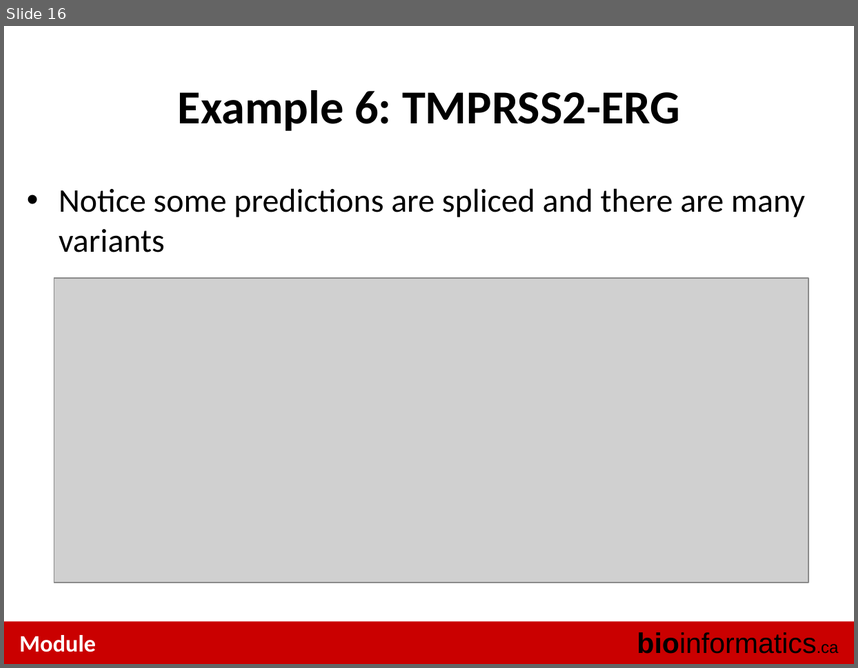
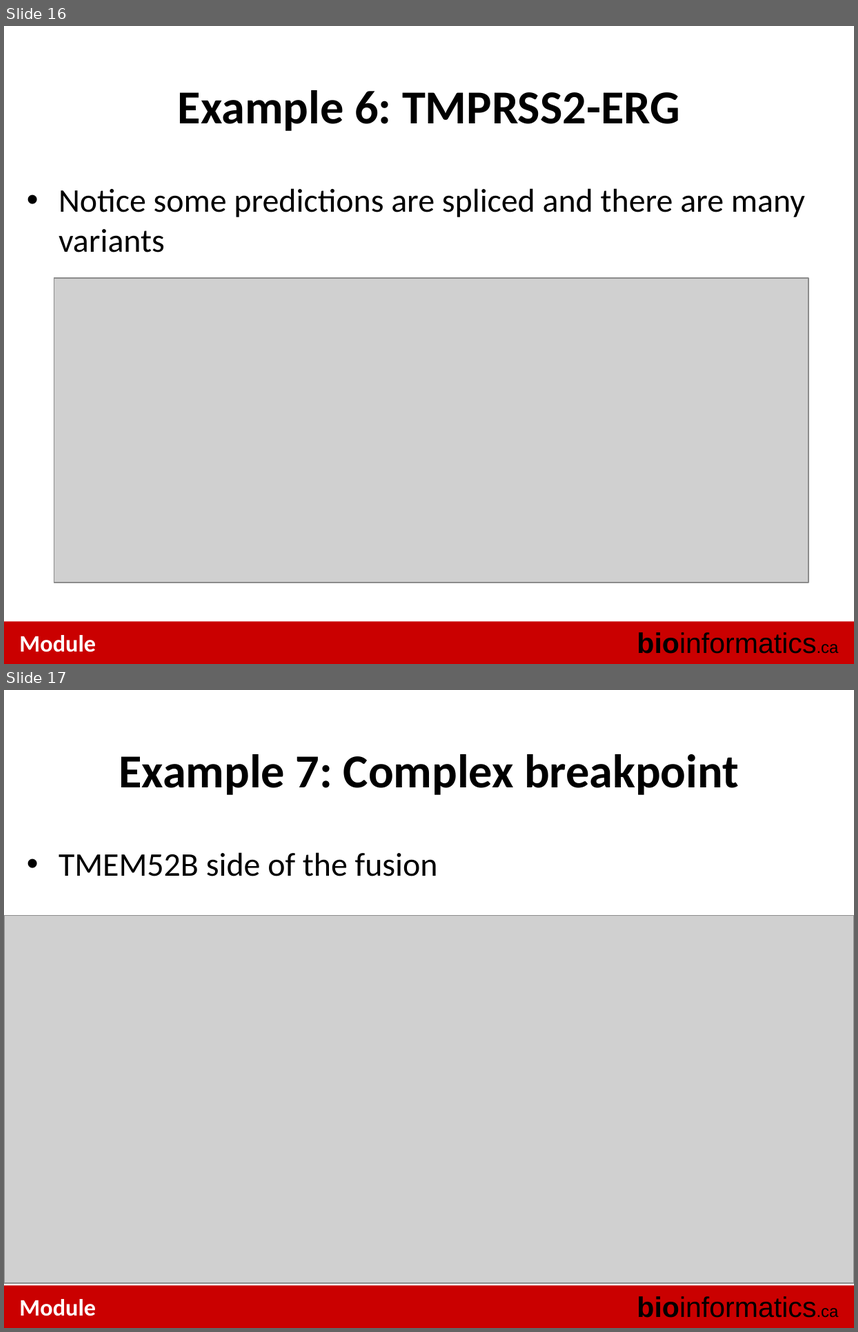
Before and after one commit to tinyheero/BICG-2016, a slide deck: gene_fusions/content/CBW_BiCG_GeneFusionsLab_2014.pptx. Shown one above the other, each under a label of ours: slide 16 before the commit, slides 16 and 17 after it. The pictures are 858x668 and 858x1332 pixels, drawn with LibreOffice and Linux fonts; fonts in the diff are those of the drawing; grey boxes stand for pictures. Boxes give left, top, right and bottom in pixels: in the first picture for what was removed or moved away, otherwise in the second. Text is boxed around its words. In the diff, an @@ line names an element or a change of style, - is before the commit and + after.

```diff
--- a/gene_fusions/content/CBW_BiCG_GeneFusionsLab_2014.pptx
+++ b/gene_fusions/content/CBW_BiCG_GeneFusionsLab_2014.pptx
@@ slide 17 added at (4,690,854,1328), background #FFFFFF; not listed: 3 template elements that a slide beside it also shows @@
@@ title added at (119,754,739,795), 40 pt, text #000000, bold @@
+Example 7: Complex breakpoint
@@ text added at (59,852,438,876), 28 pt, text #000000 @@
+• TMEM52B side of the fusion
@@ picture added at (4,915,854,1283) @@
```
Also in this commit, not shown: 2 other slides added, 1 other file.
